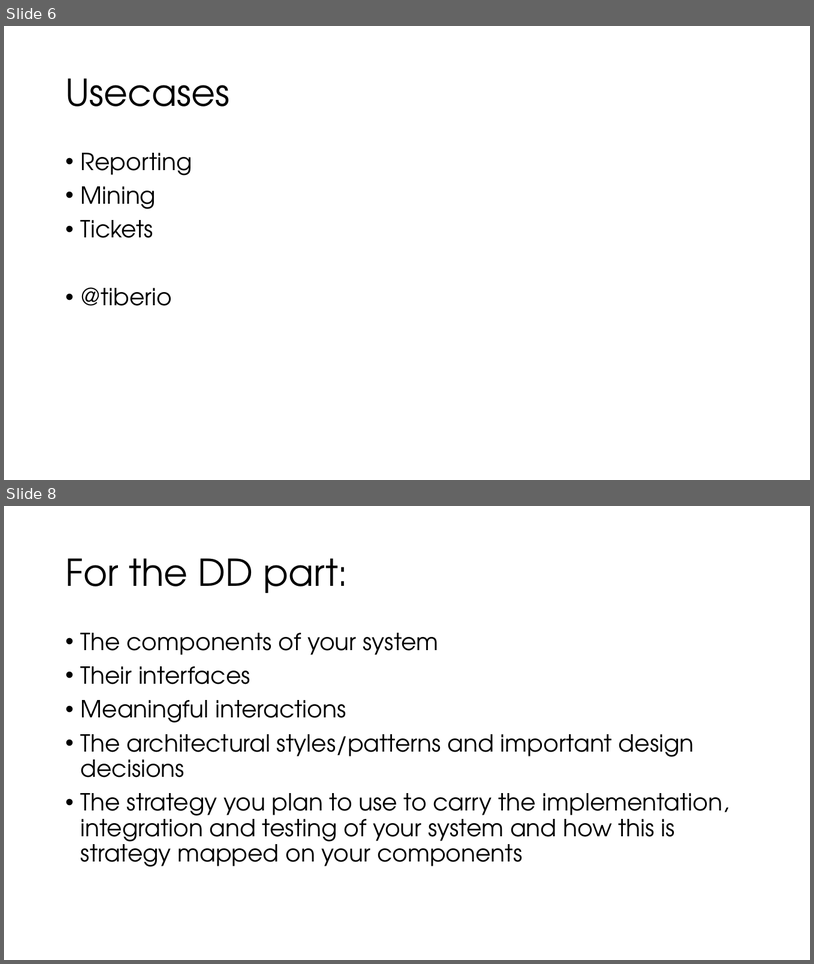
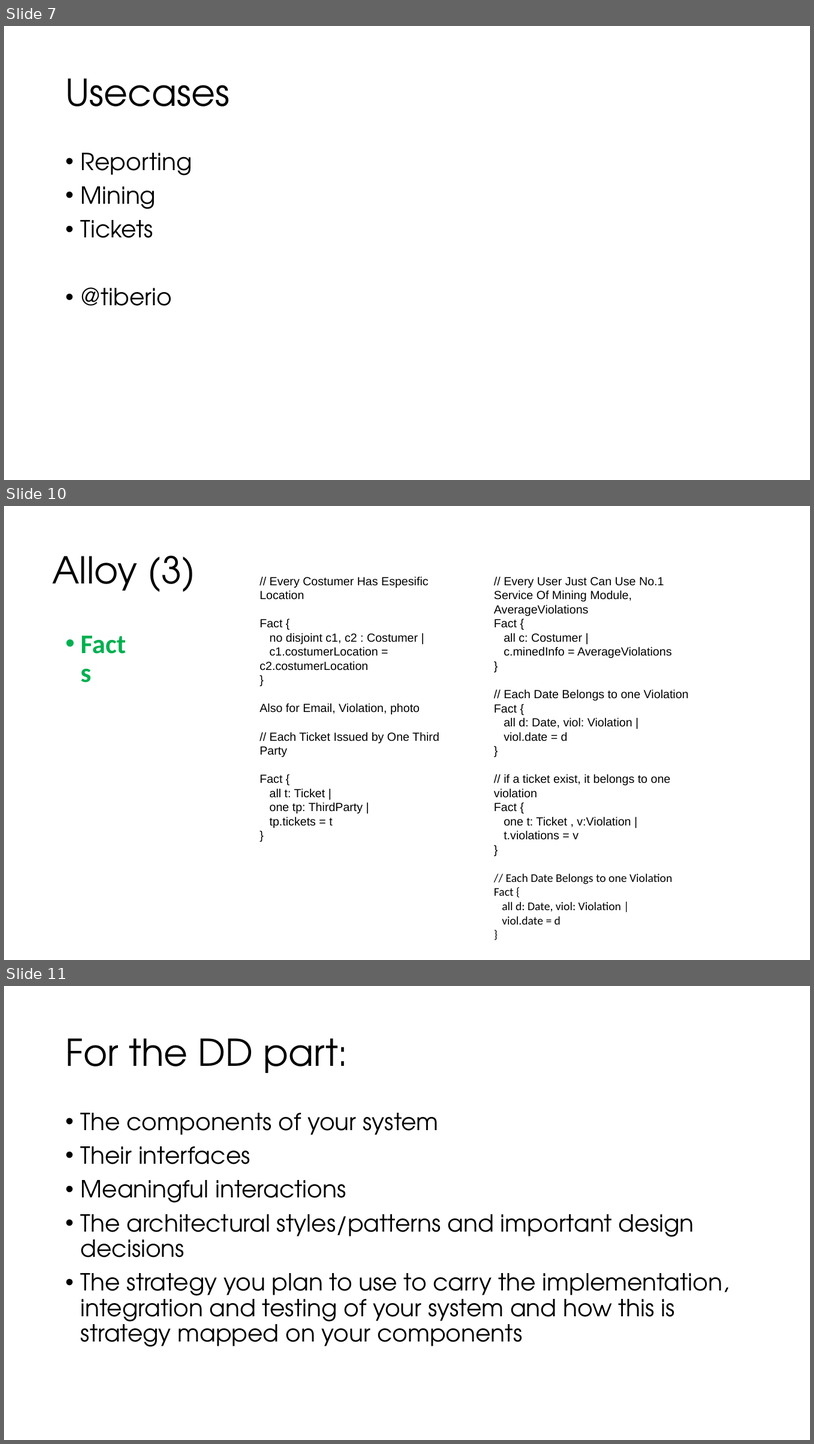
Before and after one commit to TiberioG/SoftwareEngineering2Polimi, a slide deck: Presentation1.pptx. Shown one above the other, each under a label of ours: slides 6 and 8 before the commit, slides 7, 10 and 11 after it; the slides between them are not shown. The pictures are 814x964 and 814x1444 pixels, drawn with LibreOffice and Linux fonts; fonts in the diff are those of the drawing. Boxes give left, top, right and bottom in pixels: in the first picture for what was removed or moved away, otherwise in the second. Text is boxed around its words. In the diff, an @@ line names an element or a change of style, - is before the commit and + after.

Commit message:
Update Presentation1.pptx
Change on PP

```diff
--- a/Presentation1.pptx
+++ b/Presentation1.pptx
@@ slide 10 added at (x1=4, y1=506, x2=810, y2=960), background #FFFFFF @@
@@ title added at (x1=52, y1=555, x2=195, y2=592), 44 pt, text #000000 @@
+Alloy (3)
@@ text added at (x1=260, y1=576, x2=440, y2=828), 14 pt, text #000000 @@
+// Every Costumer Has Espesific Location
+Fact {
+no disjoint c1, c2 : Costumer |
+c1.costumerLocation = c2.costumerLocation
+}
+Also for Email, Violation, photo
+// Each Ticket Issued by One Third Party
+Fact {
+all t: Ticket |
+one tp: ThirdParty |
+tp.tickets = t
+}
@@ text added at (x1=494, y1=577, x2=689, y2=924), 14 pt, text #000000 @@
+// Every User Just Can Use No.1 Service Of Mining Module, AverageViolations
+Fact {
+all c: Costumer |
+c.minedInfo = AverageViolations
+}
+// Each Date Belongs to one Violation
+Fact {
+all d: Date, viol: Violation |
+viol.date = d
+}
+// if a ticket exist, it belongs to one violation
+Fact {
+one t: Ticket , v:Violation |
+t.violations = v
+}
+// Each Date Belongs to one Violation
+Fact {
+all d: Date, viol: Violation |
+viol.date = d
+}
@@ text added at (x1=60, y1=627, x2=142, y2=663), 32 pt, text #00B050, bold @@
+• Facts
@@ what was slide 6 is now slide 7 @@
@@ what was slide 8 is now slide 11 @@
```
Also in this commit, not shown: 1 slide changed, 4 other slides added, 2 slides removed.
